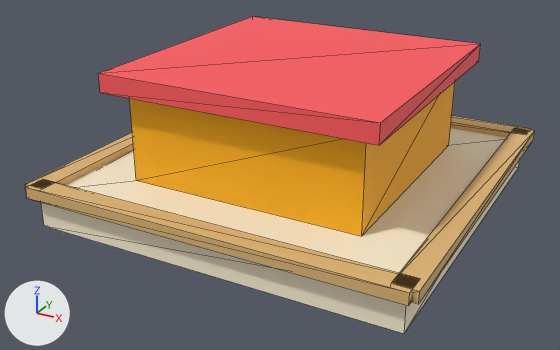
The glTF model public/models/city.start_station.glb as it was, and as the next commit left it.
Both versions are drawn from a camera (50 mm lens) standing at (1.84, -3.59, 1.89) and looking at (-0.05, -0.15, 0.16). Lighting does not change. The marker at lower left points along +X, +Y and +Z. The older version comes first. Mesh edges are drawn as thin lines. Vertices at exactly the same position are counted once.

In view in the first picture: 'city.start_station'.
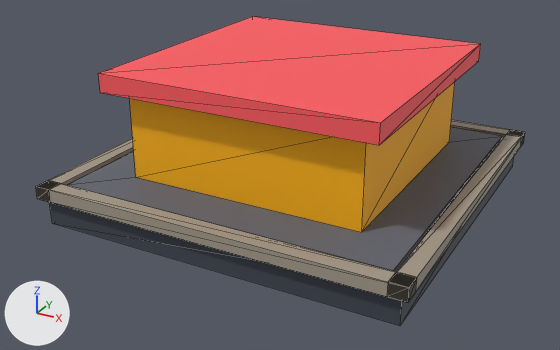
Changed parts and their boxes [x1, y1, x2, y2] in the pictures (560 x 350 px; the box of a moved part takes in the faces that stretch with it):
'city.start_station', reshaped
    before: [25, 16, 534, 334]
    after: [36, 16, 525, 326]
part 1 of me_city_start_station, added
    after: [49, 138, 514, 326]
part 2 of me_city_start_station, added
    after: [68, 127, 502, 272]
part 3 of me_city_start_station, moved or reshaped
    before: [129, 82, 455, 236]
    after: [129, 82, 455, 232]
part 4 of me_city_start_station, rebuilt (12% shorter)
    before: [41, 128, 519, 334]
    after: [36, 120, 525, 302]
part 5 of me_city_start_station, deleted (beige)
    before: [392, 128, 534, 304]
part 6 of me_city_start_station, deleted (beige)
    before: [25, 179, 418, 306]
part 7 of me_city_start_station, deleted (beige)
    before: [451, 116, 531, 138]
part 8 of me_city_start_station, deleted (beige)
    before: [26, 133, 134, 189]

The change, as a diff of the scene's bpy script:
```diff
--- a/public/models/city.start_station.glb.py
+++ b/public/models/city.start_station.glb.py
@@ mat_stone @@
+mat_stone = principled_material('stone')
+mat_stone.base_color = (0.371, 0.323, 0.258)  # grey #a49a8b
+mat_stone.roughness = 0.65
@@ mat_deck @@
+mat_deck = principled_material('deck')
+mat_deck.base_color = (0.122, 0.136, 0.168)  # grey #626772
+mat_deck.roughness = 0.65
@@ mat_asphalt @@
+mat_asphalt = principled_material('asphalt')
+mat_asphalt.base_color = (0.0497, 0.0578, 0.0802)  # greyish blue #3f4450
+mat_asphalt.roughness = 0.65
@@ me_city_start_station @@
 # used by ob_city_start_station; location = (0.0, 0.0, 0.0)
-me_city_start_station.from_pydata(...)  # 56 vertices, 84 faces; spans x -1.06..1.06, y -1.06..1.06, z 0.0..0.8
-me_city_start_station.materials.append(mat_ringbase)  # beige #fff3d6
-me_city_start_station.materials.append(mat_ringedge)  # beige #e0b878
+me_city_start_station.from_pydata(...)  # 56 vertices, 96 faces; spans x -1.01..1.01, y -1.01..1.01, z 0.01..0.8
+# me_city_start_station part 1: a new loose piece, a box spanning x -0.97..0.97, y -0.97..0.97, z 0.01..0.2, in mat_asphalt (greyish blue #3f4450)
+# me_city_start_station part 2: a new loose piece, a box spanning x -0.9..0.9, y -0.9..0.9, z 0.19..0.22, in mat_deck (grey #626772)
+# me_city_start_station part 3: the loose piece of 8 vertices spanning x -0.65..0.65, y -0.65..0.65, z 0.2..0.7 is moved by (0.0, 0.0, 0.02)
+# me_city_start_station part 4: the loose piece of 8 vertices spanning x -1.0..1.0, y -1.0..1.0, z 0.0..0.2 is rebuilt with 24 vertices and now spans x -1.01..1.01, y -1.01..1.01, z 0.16..0.23, in mat_stone (grey #a49a8b)
+# me_city_start_station part 5: the loose piece of 8 vertices spanning x 0.94..1.06, y -1.03..1.03, z 0.18..0.24 is deleted
+# me_city_start_station part 6: the loose piece of 8 vertices spanning x -1.03..1.03, y -1.06..-0.94, z 0.18..0.24 is deleted
+# me_city_start_station part 7: the loose piece of 8 vertices spanning x -1.03..1.03, y 0.94..1.06, z 0.18..0.24 is deleted
+# me_city_start_station part 8: the loose piece of 8 vertices spanning x -1.06..-0.94, y -1.03..1.03, z 0.18..0.24 is deleted
 me_city_start_station.materials.append(mat_accentsecondary)
 me_city_start_station.materials.append(mat_accentprimary)
+me_city_start_station.materials.append(mat_asphalt)  # greyish blue #3f4450
+me_city_start_station.materials.append(mat_deck)  # grey #626772
+me_city_start_station.materials.append(mat_stone)  # grey #a49a8b
```
